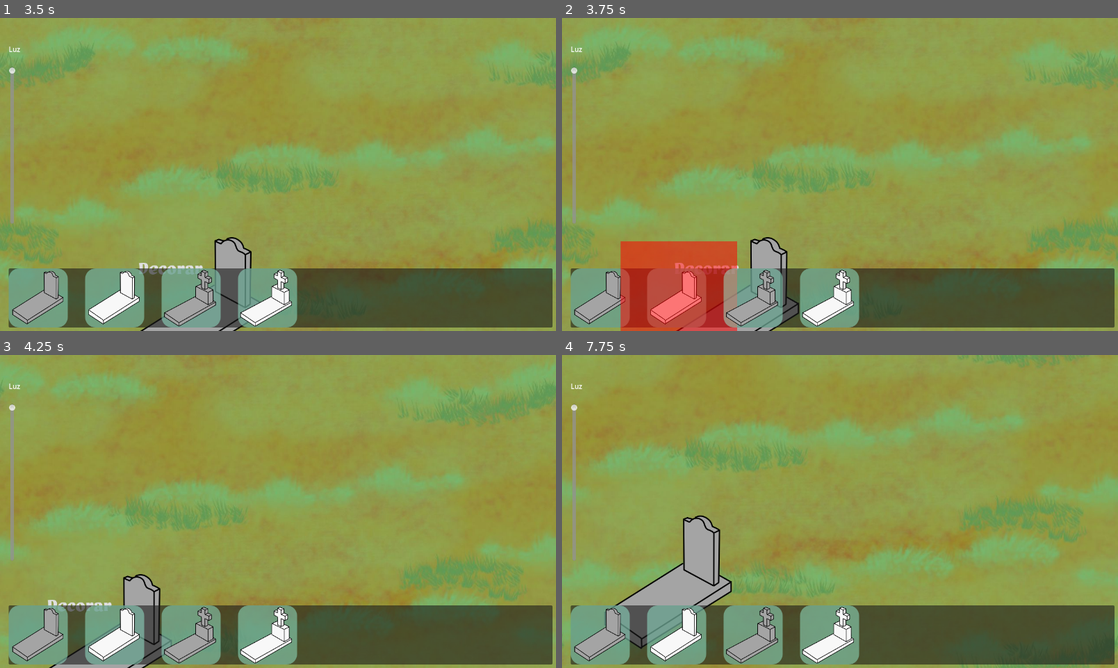
Above: before the commit, frames 1-4 (two rows, left to right).
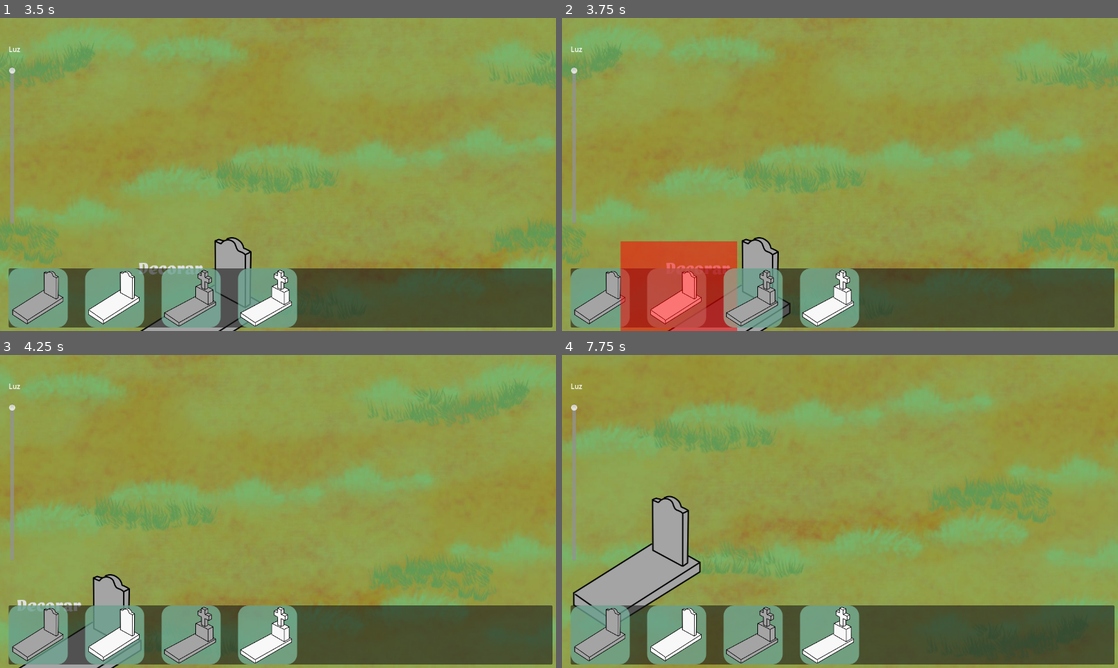
Above: after the commit, the same moments.

Repository: M0G1WARA/game-jam-2025
Game: Godot game, scene res://Scenes/MainMenu/main_menu.tscn
Two runs of this game, one before a commit and one after it. Both use one fixed random seed, a clock stepped at 60 frames per second and the inputs below.
Inputs (mouse positions are in pixels of both pictures, inside the frame that each line leads up to):
- Up to frame 1 (3.5 s): click "Jugar" at 0.5 s; click "Jugar" at 1.25 s; drag from (38, 296) to (189, 299) at 2.02 s; drag from (189, 299) to (38, 299) at 2.77 s
- Up to frame 2 (3.75 s): move the mouse to (678, 296) at 3.52 s; hold Right (ui_right) from 3.53 s (still down); click (678, 296) at 3.67 s
- Up to frame 3 (4.25 s): keep holding Right (ui_right)
- Up to frame 4 (7.75 s): release Right (ui_right) at 4.25 s; drag from (751, 633) to (673, 464) at 4.27 s; drag from (828, 633) to (600, 636) at 5.02 s; drag from (673, 464) to (600, 636) at 5.77 s; click "Decorar" at 6.5 s; tap Enter at 7.25 s; move the mouse to (867, 511) at 7.27 s; hold Down (ui_down) from 7.28 s (still down); click (867, 511) at 7.42 s

Frame 1 is identical in both runs. In frame 2, 2.2% of the frame differs, in the area x 0-100%, y 6-100%; in frame 3, 6.9%; in frame 4, 19%, in the area x 0-100%, y 0-100%.
Error in both runs: Cannot call method 'change_scene_to_file' on a null value. (res://Scenes/MainMenu/main_menu.gd:11)

Commit message:
Save camera

Diff:
--- a/Global/Global.gd
+++ b/Global/Global.gd
@@ -14,3 +14,8 @@
 
 var instanced_graves = []
 var instanced_objects: Dictionary = {}
+
+var camera_data = {
+	"position": Vector2.ZERO,
+	"zoom": Vector2.ONE
+}
--- a/Scenes/Camera/camera.gd
+++ b/Scenes/Camera/camera.gd
@@ -4,6 +4,9 @@
 @export var zoom_speed: float = 0.1
 @export var min_zoom: Vector2 = Vector2(0.4, 0.4)
 @export var max_zoom: Vector2 = Vector2(4.0, 4.0)
+
+func _ready():
+	load_position()
 
 func _process(delta):
 	var input_dir = Vector2.ZERO
@@ -22,3 +25,16 @@
 			zoom -= Vector2(zoom_speed, zoom_speed)
 
 	zoom = zoom.clamp(min_zoom, max_zoom)
+
+func _notification(what):
+	if what == NOTIFICATION_PREDELETE:
+		save_position()
+
+func load_position():
+	if Global.camera_data["position"] != Vector2.ZERO or Global.camera_data["zoom"] != Vector2.ONE:
+		position = Global.camera_data["position"]
+		zoom = Global.camera_data["zoom"]
+
+func save_position():
+	Global.camera_data["position"] = position
+	Global.camera_data["zoom"] = zoom
--- a/Scenes/Camera/camera.tscn
+++ b/Scenes/Camera/camera.tscn
@@ -5,3 +5,4 @@
 [node name="Camera" type="Camera2D"]
 offset = Vector2(640, 360)
 script = ExtResource("1_wmbm5")
+move_speed = 400.0
